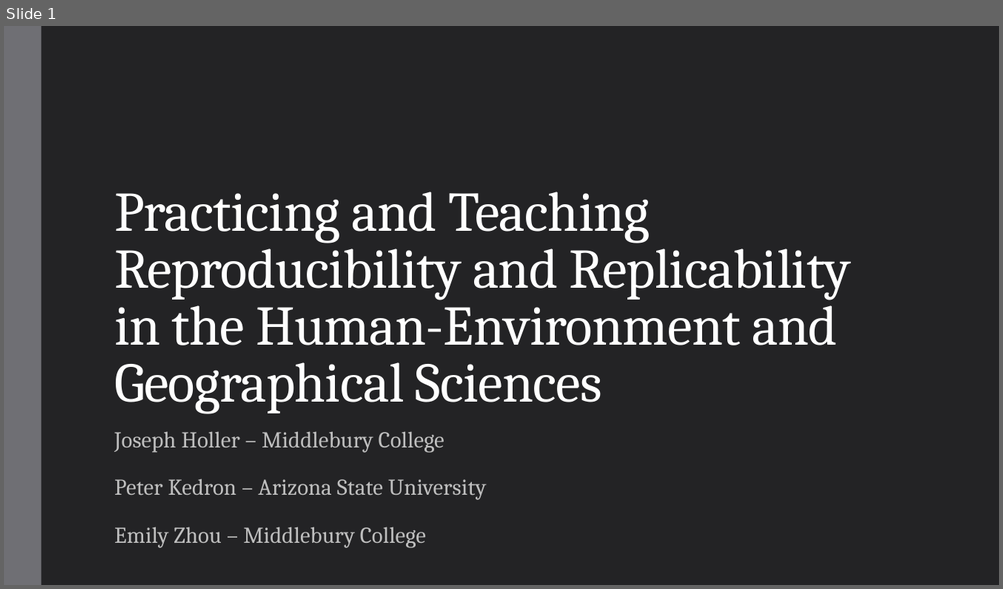
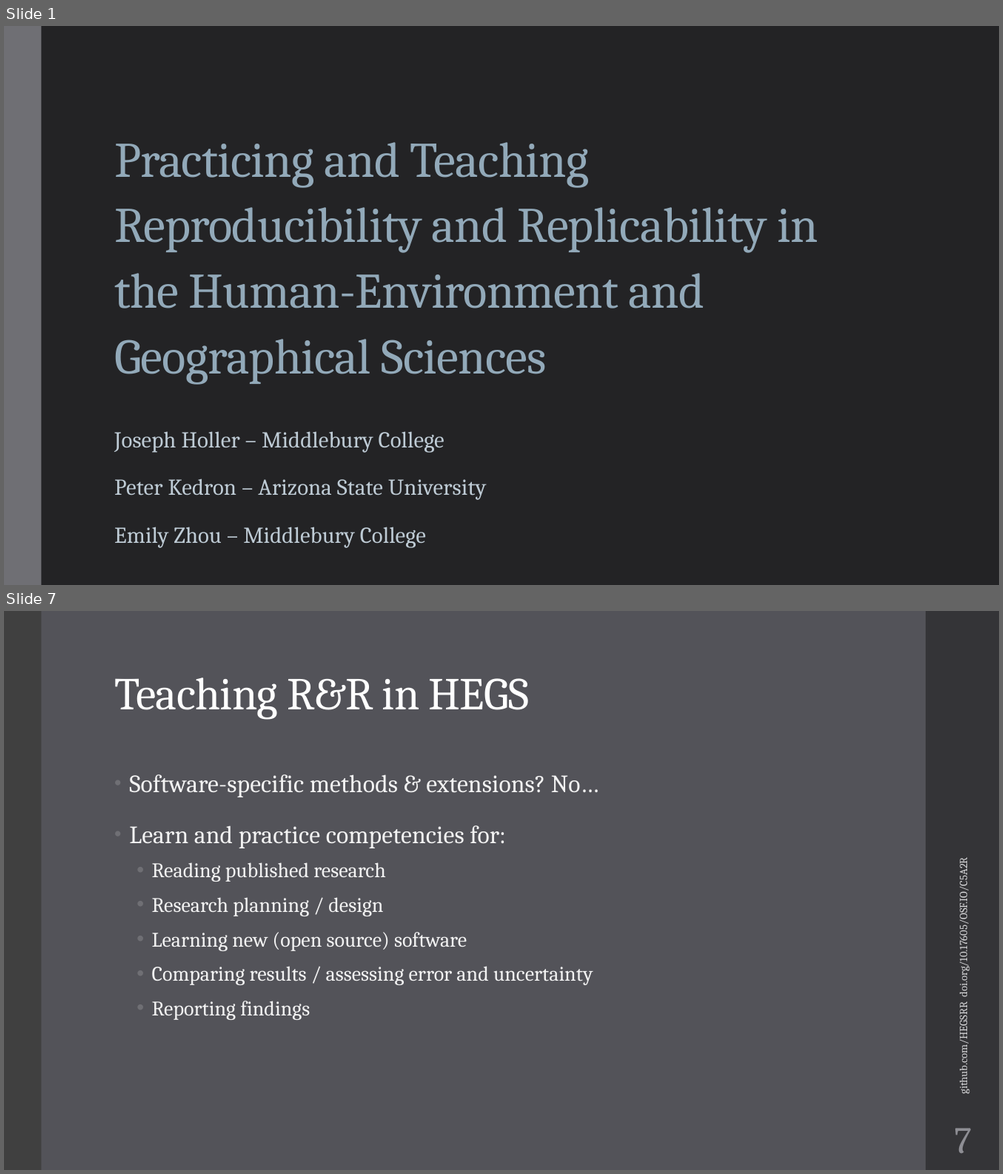
Before and after one commit to HEGSRR/UCGIS-Workshop, a slide deck: 01_Introduction.pptx. Shown one above the other, each under a label of ours: slide 1 before the commit, slides 1 and 7 after it; the slides between them are not shown. The pictures are 1003x589 and 1003x1174 pixels, drawn with LibreOffice and Linux fonts; fonts in the diff are those of the drawing. Boxes give left, top, right and bottom in pixels: in the first picture for what was removed or moved away, otherwise in the second. Text is boxed around its words. In the diff, an @@ line names an element or a change of style, - is before the commit and + after.

```diff
--- a/01_Introduction.pptx
+++ b/01_Introduction.pptx
@@ slide 7 added at [4, 611, 999, 1170], background #535359 @@
@@ rectangle added at [4, 611, 41, 1170], fill #404040 @@
@@ rectangle added at [925, 611, 999, 1170], fill #353537 @@
@@ title added at [114, 678, 529, 720], 44 pt, text #FFFFFF @@
+Teaching R&R in HEGS
@@ text added at [129, 775, 599, 1020], 20 pt, text #F2F2F2 @@
+• Software-specific methods & extensions? No…
+• Learn and practice competencies for:
+  • Reading published research
+  • Research planning / design
+  • Learning new (open source) software
+  • Comparing results / assessing error and uncertainty
+  • Reporting findings
@@ text added at [956, 871, 970, 1092], 10.5 pt, text #D9D9DB @@
+github.com/HEGSRR doi.org/10.17605/OSF.IO/C5A2R
@@ page number added at [953, 1128, 971, 1153], 36 pt, text #8E8E94 @@
+7
@@ slide 1 changed as well @@
@@ title "Practicing and Teaching Reproducibility and ..." at [114, 142, 817, 385]: size 54 to 48 pt, text colour #FFFFFF to #92A9B9; line spacing 0.85 to 1.1; vertical alignment bottom to middle @@
@@ subtitle "Joseph Holler – Middlebury College" at [114, 432, 486, 548]: text colour #BFBFBF to #BECBD5 @@
```
Also in this commit, not shown: 8 other slides added, 1 slide removed, 2 other files.
